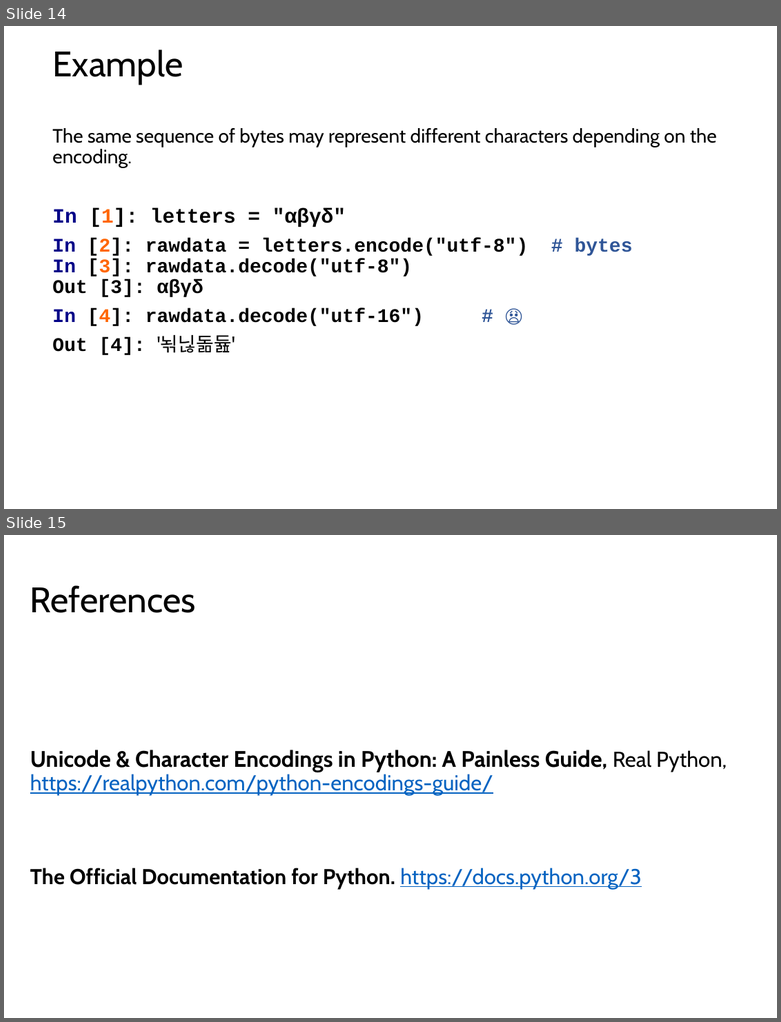
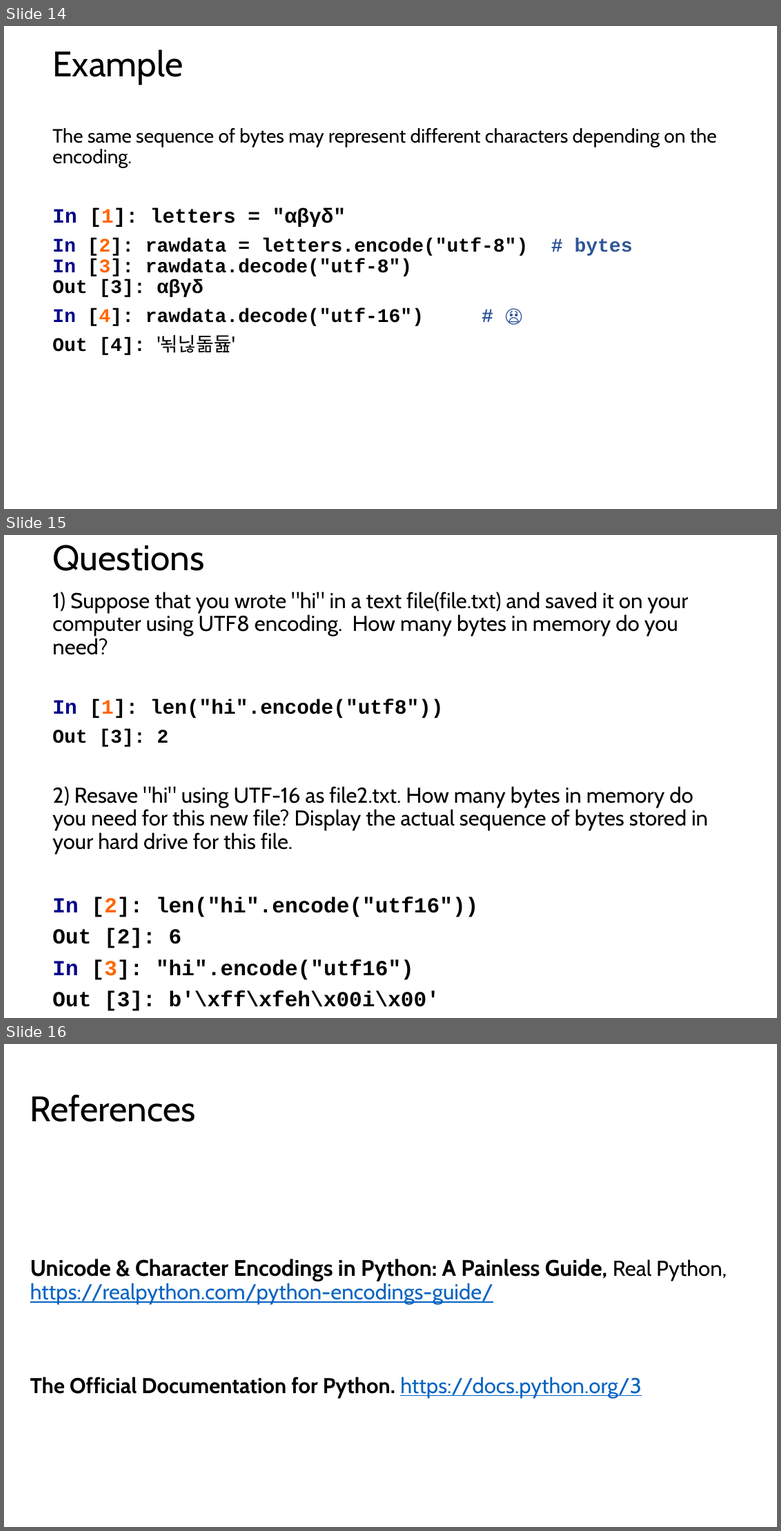
Before and after one commit to LongBaoNguyen/longbaonguyen.github.io, a slide deck: courses/apcsp/lect13.pptx. Shown one above the other, each under a label of ours: slides 14 and 15 before the commit, slides 14, 15 and 16 after it. The pictures are 781x1022 and 781x1531 pixels, drawn with LibreOffice and Linux fonts; fonts in the diff are those of the drawing. Boxes give left, top, right and bottom in pixels: in the first picture for what was removed or moved away, otherwise in the second. Text is boxed around its words. In the diff, an @@ line names an element or a change of style, - is before the commit and + after.

```diff
--- a/courses/apcsp/lect13.pptx
+++ b/courses/apcsp/lect13.pptx
@@ slide 15 added at (4, 535, 777, 1018), background #FFFFFF @@
@@ title added at (52, 545, 204, 571), 33 pt, text #000000 @@
+Questions
@@ text added at (52, 592, 708, 1011), 20 pt, text #000000 @@
+1) Suppose that you wrote "hi" in a text file(file.txt) and saved it on your computer using UTF8 encoding. How many bytes in memory do you need?
+In [1]: len("hi".encode("utf8"))
+Out [3]: 2
+2) Resave "hi" using UTF-16 as file2.txt. How many bytes in memory do you need for this new file? Display the actual sequence of bytes stored in your hard drive for this file.
+In [2]: len("hi".encode("utf16"))
+Out [2]: 6
+In [3]: "hi".encode("utf16")
+Out [3]: b'\xff\xfeh\x00i\x00'
@@ what was slide 15 is now slide 16 @@
```
Also in this commit, not shown: 1 slide changed, 7 other files.
